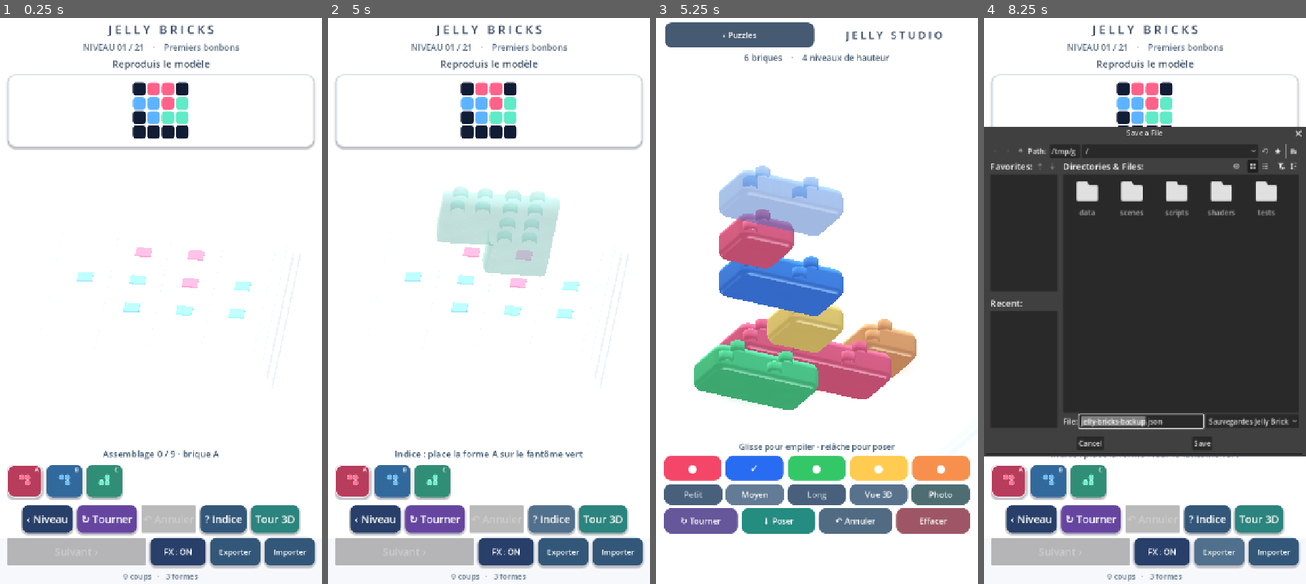
Above: before the commit, frames 1-4 (left to right).
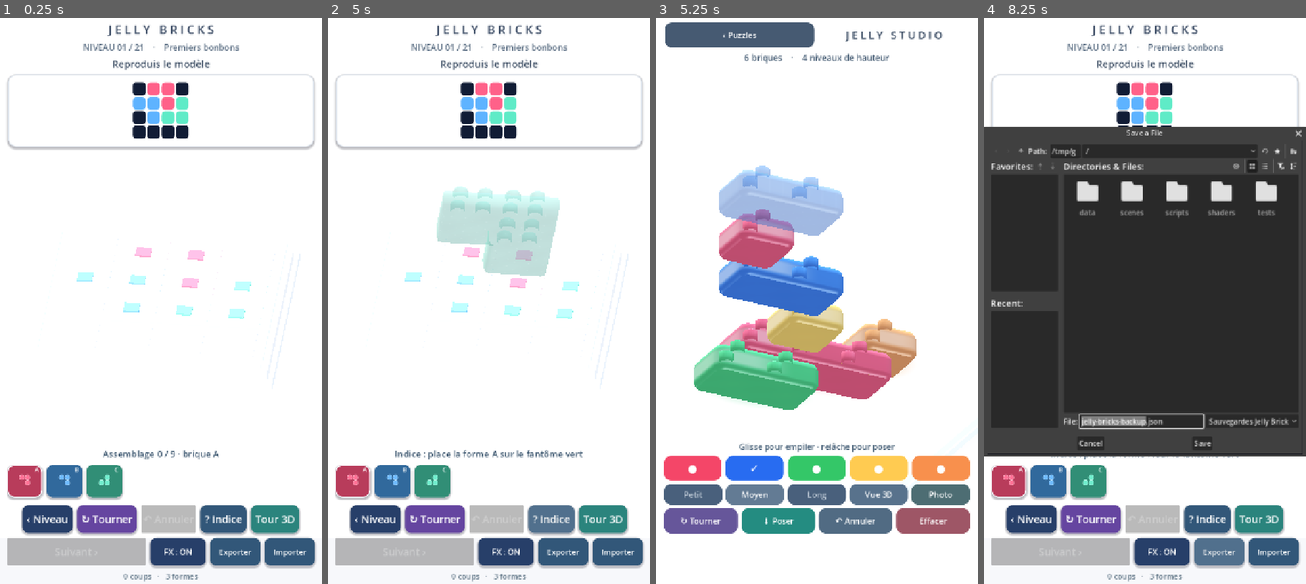
Above: after the commit, the same moments.

Repository: dbrckk/Jelly-bricks
Game: Godot game, scene res://scenes/main.tscn
Same seed, same stepped clock (60 frames per second), same inputs: the game is played once before the commit and once after it.
Inputs (mouse positions are in pixels of both pictures, inside the frame that each line leads up to):
- Up to frame 1 (0.25 s): no input
- Up to frame 2 (5 s): click (353, 482) at 0.52 s; click (392, 482) at 1.27 s; click (431, 482) at 2.02 s; click "‹ Niveau" at 2.75 s; click "↻ Tourner" at 3.5 s; click "? Indice" at 4.25 s
- Up to frame 3 (5.25 s): click "Tour 3D" at 5 s
- Up to frame 4 (8.25 s): click "‹ Puzzles" at 5.75 s; click "FX : ON" at 6.5 s; click "FX : OFF" at 7.25 s; click "Exporter" at 8 s

Frames 1-2 are identical in both runs. In frame 3, 2.2% of the frame differs, in the area x 11-81%, y 35-65%; in frame 4, 0.5%.

Commit message:
render(native): maintain visible wet softbox on all sculpted wall orientations as camera orbits

Diff:
--- a/native-godot/shaders/jelly.gdshader
+++ b/native-godot/shaders/jelly.gdshader
@@ -237,14 +237,17 @@
             abs(window_u - .50));
         float lower_wall = smoothstep(.14, .24, jelly_local.y);
         float upper_wall = 1.0 - smoothstep(.39, .52, jelly_local.y);
-        float front_wall = smoothstep(.20, .69, facing) *
-            (1.0 - smoothstep(.33, .76, n.y));
+        // Restrict to genuine vertical walls rather than relying on
+        // eye-facing normals: the orbital camera can make a physically
+        // visible colored wall nearly perpendicular to VIEW. In that
+        // position the old angle gate erased the highlight entirely.
+        float front_wall = 1.0 - smoothstep(.35, .82, abs(n.y));
         float transmitted_window = soft_window * lower_wall *
             upper_wall * front_wall * studio_wet_edge;
         vec3 photographic_white = vec3(1.0, .99, .975);
         jelly_color = mix(jelly_color, photographic_white,
             clamp(upper_liquid_rim * .54 +
-                transmitted_window * .24, 0.0, .49));
+                transmitted_window * .34, 0.0, .49));
     }
     ALBEDO = jelly_color;
     METALLIC = .015;
